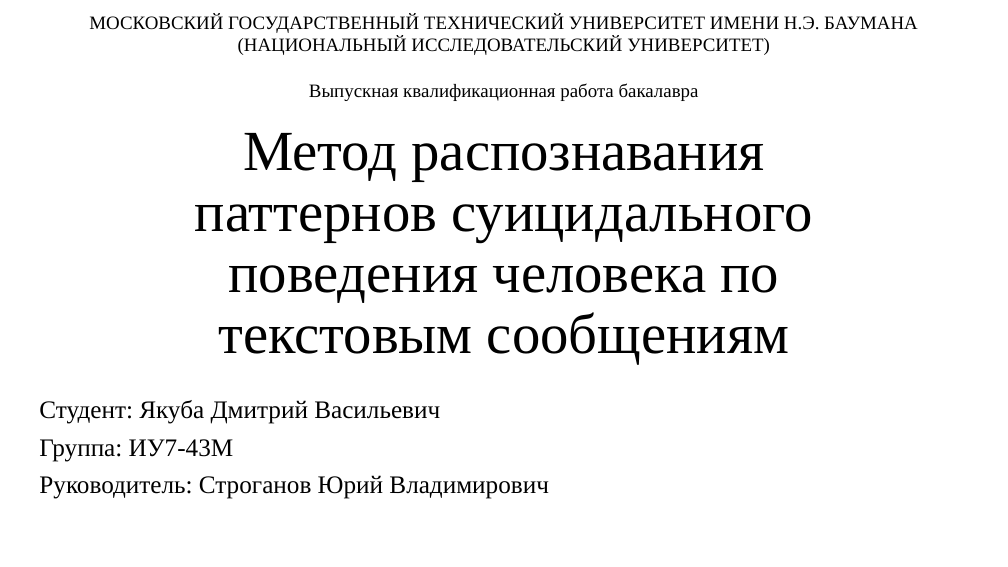
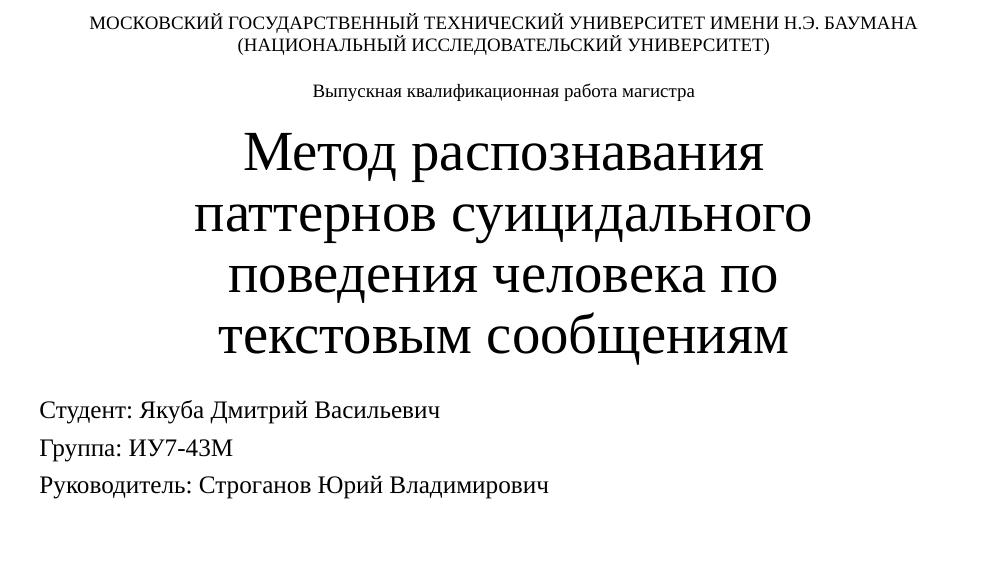
Before and after one commit to TheSawIsTheLaw/iWannaKillMyself, a slide deck: slide 1 of fuckingStarts/iHatePresentations/presentation.pptx. Drawn at 1008x567 pixels with LibreOffice and Linux fonts; fonts in the diff are those of the drawing. Boxes give left, top, right and bottom in pixels: in the first picture for what was removed or moved away, otherwise in the second. Text is boxed around its words. In the diff, an @@ line names an element or a change of style, - is before the commit and + after.

```diff
--- a/fuckingStarts/iHatePresentations/presentation.pptx
+++ b/fuckingStarts/iHatePresentations/presentation.pptx
@@ text at (313, 83, 695, 101): text changed @@
-Выпускная квалификационная работа бакалавра
+Выпускная квалификационная работа магистра
```
Also in this commit, not shown: 10 other files.
